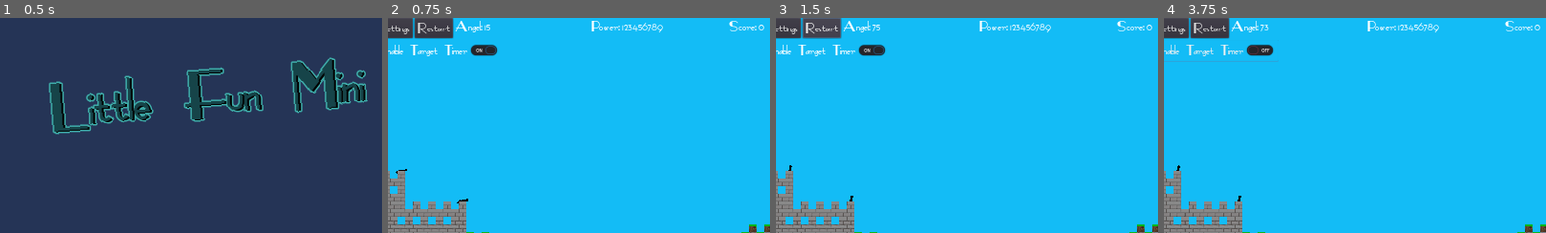
Above: before the commit, frames 1-4 (left to right).
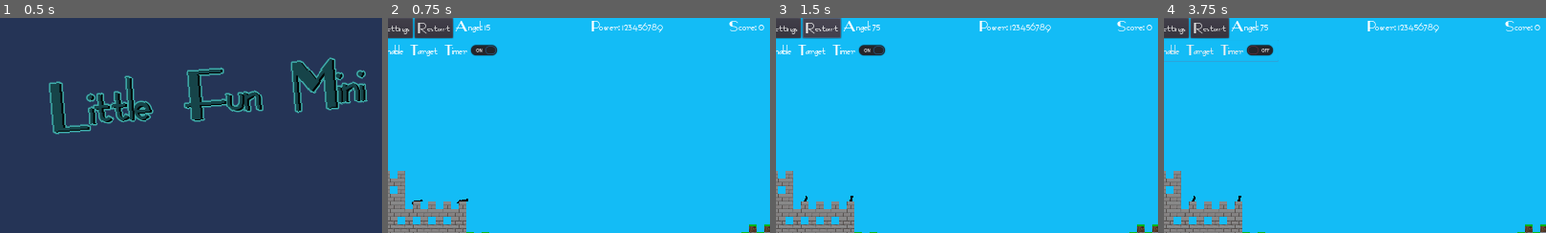
Above: after the commit, the same moments.

Repository: Coding-4Fun/Just4Fun_Mini_Shootergame
Game: Godot game, scene res://UI/MainMenuUI.tscn
The game is run twice, just before and just after one commit, with the same random seed, the same clock (stepped at 60 frames per second) and the same inputs.
Inputs:
- Up to frame 1 (0.5 s): no input
- Up to frame 2 (0.75 s): click "Play" at 0.5 s
- Up to frame 3 (1.5 s): click "Restart" at 1.25 s
- Up to frame 4 (3.75 s): click "Restart" at 2 s; click "Restart" at 2.75 s; click "Enable Target Timer" at 3.5 s
The pictures show only the part of the screen within x 2-52%, y 0-50%; the shares and areas given below are measured in that part.

Frame 1 is identical in both runs. In frame 2, less than 0.1% of the frame differs, in the area x 2-10%, y 70-87%; in frame 3, less than 0.1%; in frame 4, less than 0.1%, in the area x 3-28%, y 3-86%.

Commit message:
Fix: Try to Fix Score counting with more then one cannon

Diff:
--- a/MainGame.tscn
+++ b/MainGame.tscn
@@ -17,7 +17,7 @@
 position = Vector2( 184, 391 )
 
 [node name="Cannon_2" parent="Players/Player1" instance=ExtResource( 6 )]
-position = Vector2( 56, 328 )
+position = Vector2( 89, 392 )
 
 [node name="Player2" type="Node2D" parent="Players"]
 
@@ -29,6 +29,7 @@
 tile_set = ExtResource( 1 )
 cell_size = Vector2( 16, 16 )
 cell_custom_transform = Transform2D( 16, 0, 0, 16, 0, 0 )
+collision_use_kinematic = true
 collision_layer = 2
 collision_mask = 2
 format = 1
